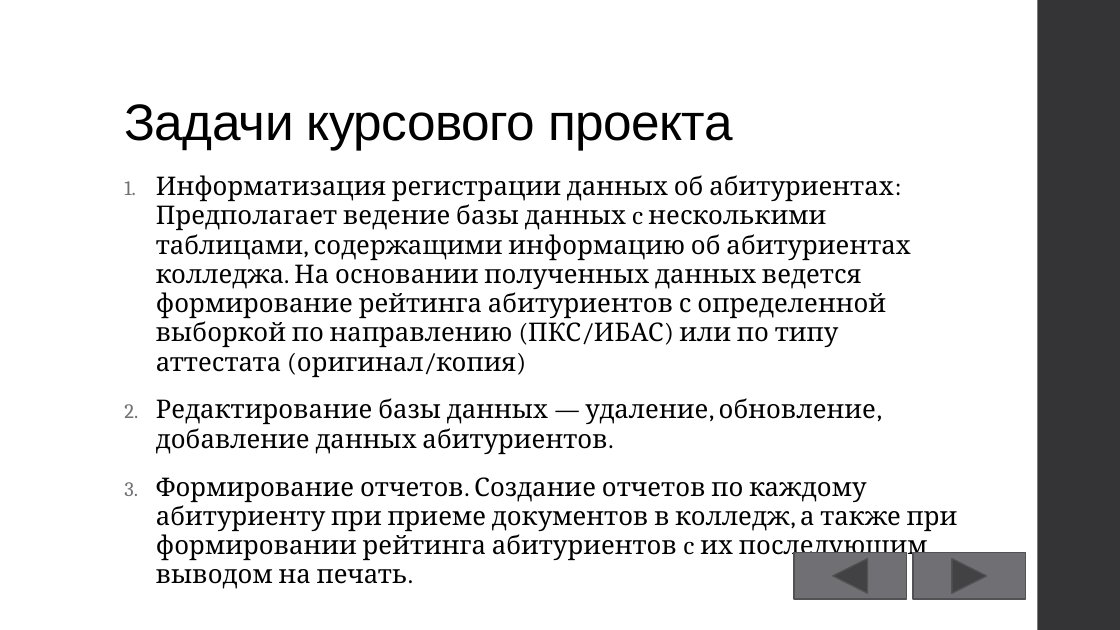
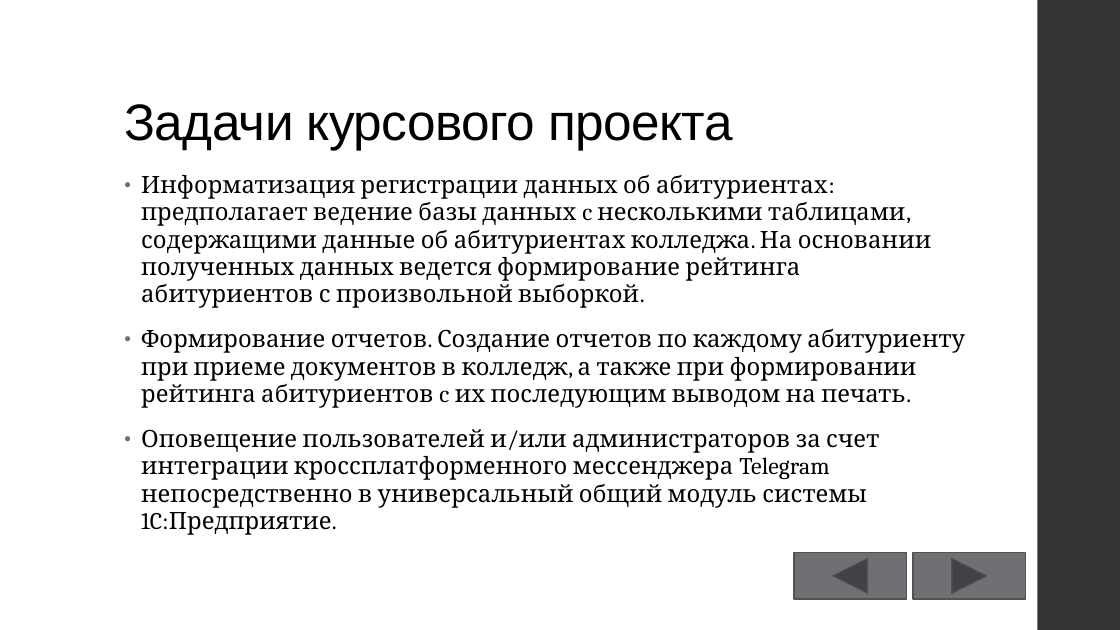
Before and after one commit to GeorgiyDemo/KIP, a slide deck: slide 4 of Course III/БД/1C/Курсовой/Презентация.pptx. Drawn at 1120x630 pixels with LibreOffice and Linux fonts; fonts in the diff are those of the drawing. Boxes give left, top, right and bottom in pixels: in the first picture for what was removed or moved away, otherwise in the second. Text is boxed around its words. In the diff, an @@ line names an element or a change of style, - is before the commit and + after.

```diff
--- a/Course III/БД/1C/Курсовой/Презентация.pptx
+++ b/Course III/БД/1C/Курсовой/Презентация.pptx
@@ text at bbox=[141, 174, 931, 308]: text changed; size 22 to 20.4 pt @@
-1. Информатизация регистрации данных об абитуриентах: Предполагает ведение базы данных c несколькими таблицами, содержащими информацию об абитуриентах колледжа. На основании полученных данных ведется формирование рейтинга абитуриентов с определенной выборкой по направлению (ПКС/ИБАС) или по типу аттестата (оригинал/копия)
-2. Редактирование базы данных — удаление, обновление, добавление данных абитуриентов.
+• Информатизация регистрации данных об абитуриентах: предполагает ведение базы данных c несколькими таблицами, содержащими данные об абитуриентах колледжа. На основании полученных данных ведется формирование рейтинга абитуриентов с произвольной выборкой.
@@ text at bbox=[141, 328, 965, 408]: size 22 to 20.4 pt in "Формирование отчетов. Создание отчетов по каждому абитуриент ..."; bullet 1. to • @@
@@ text at bbox=[141, 429, 879, 535]: paragraph added @@
+• Оповещение пользователей и/или администраторов за счет интеграции кроссплатформенного мессенджера Telegram непосредственно в универсальный общий модуль системы 1C:Предприятие.
```
Also in this commit, not shown: 3 other slides changed, 4 slides added, 5 slides removed, 1 other file.
